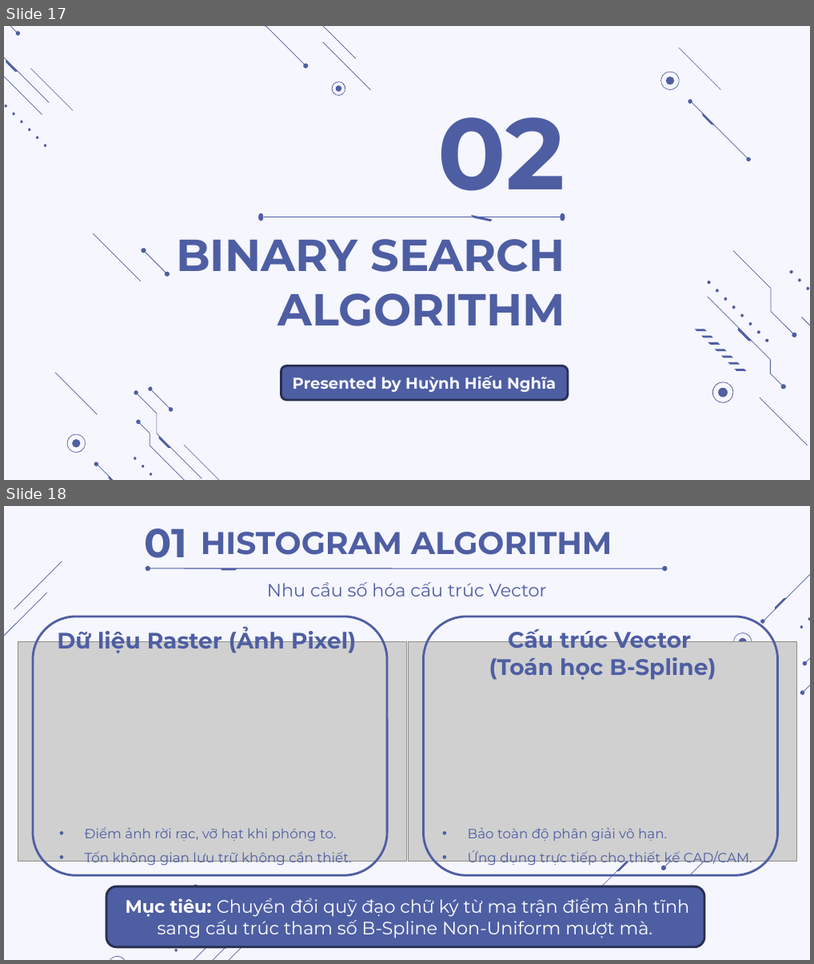
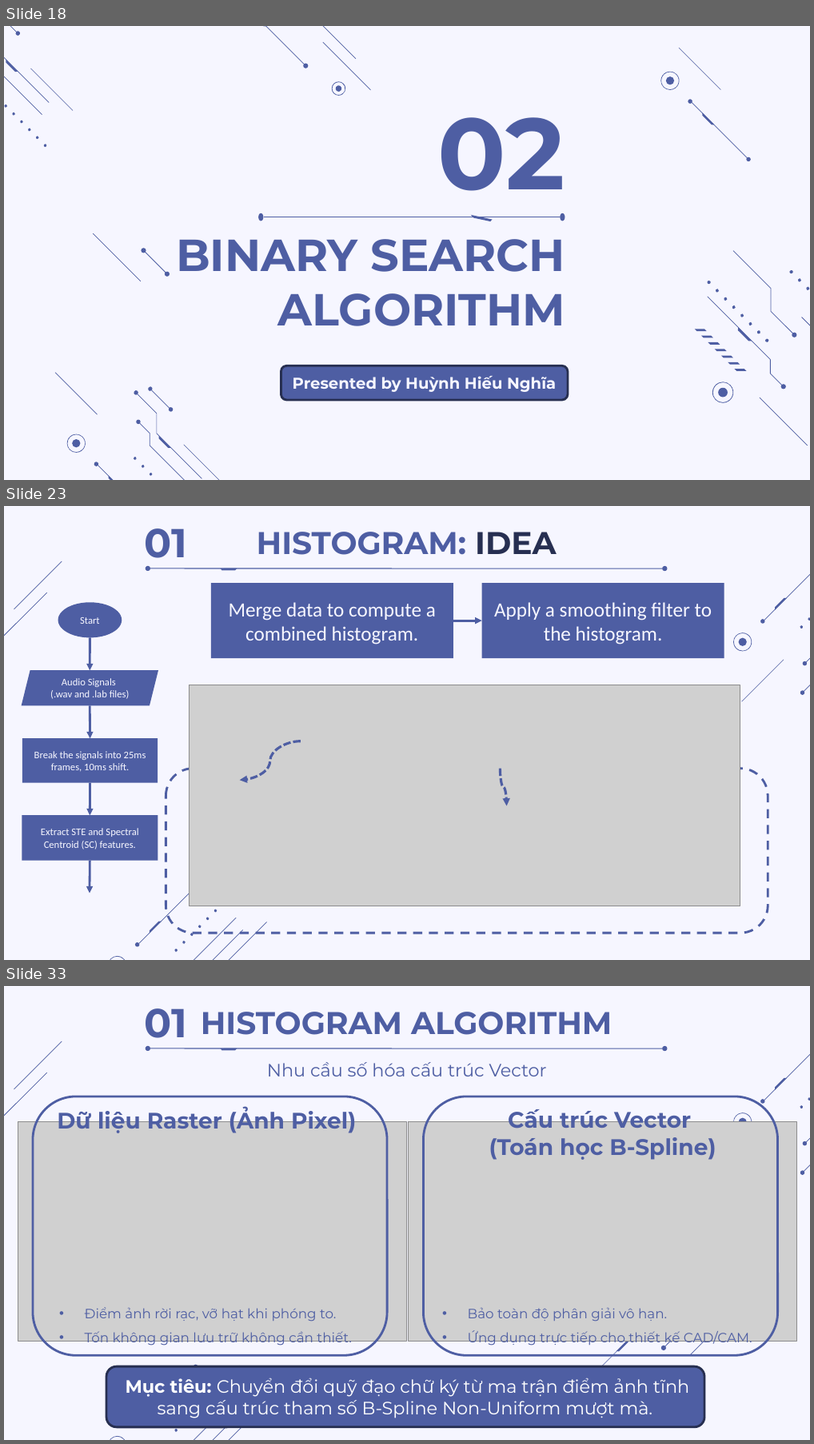
Before and after one commit to thdyqt/XLTHS, a slide deck: Slide.pptx. Shown one above the other, each under a label of ours: slides 17 and 18 before the commit, slides 18, 23 and 33 after it; the slides between them are not shown. The pictures are 814x964 and 814x1444 pixels, drawn with LibreOffice and Linux fonts; fonts in the diff are those of the drawing; grey boxes stand for pictures. Boxes give left, top, right and bottom in pixels: in the first picture for what was removed or moved away, otherwise in the second. Text is boxed around its words. In the diff, an @@ line names an element or a change of style, - is before the commit and + after.

```diff
--- a/Slide.pptx
+++ b/Slide.pptx
@@ slide 23 added at (x1=4, y1=506, x2=810, y2=960), background #F6F6FF; not listed: 20 template elements that a slide beside it also shows @@
@@ text added at (x1=144, y1=528, x2=187, y2=567), 36 pt, text #4E5EA3, bold @@
+01
@@ title added at (x1=257, y1=532, x2=556, y2=555), 28 pt, text #4E5EA3, bold @@
+HISTOGRAM: IDEA
@@ group added at (x1=145, y1=560, x2=668, y2=577): 2 ellipses, 1 freeform shape, 1 line @@
@@ rectangle added at (x1=211, y1=583, x2=454, y2=658), fill #4E5EA3, 18 pt, text #F6F6FF @@
+Merge data to compute a combined histogram.
@@ rectangle added at (x1=482, y1=583, x2=725, y2=658), fill #4E5EA3, 18 pt, text #F6F6FF @@
+Apply a smoothing filter to the histogram.
@@ ellipse added at (x1=58, y1=602, x2=122, y2=637), fill #4E5EA3, 9 pt, text #F6F6FF @@
+Start
@@ arrow added from (453, 620) to (482, 620), #4E5EA3 2 pt @@
@@ arrow added from (90, 637) to (90, 671), #4E5EA3 2 pt @@
@@ parallelogram added at (x1=21, y1=671, x2=158, y2=706), fill #4E5EA3, 9 pt, text #F6F6FF @@
+Audio Signals
+(.wav and .lab files)
@@ freeform shape added at (x1=742, y1=660, x2=785, y2=701), fill #4E5EA3 @@
@@ picture added at (x1=190, y1=685, x2=741, y2=905) @@
@@ arrow added from (90, 705) to (90, 738), #4E5EA3 2 pt @@
@@ rectangle added at (x1=22, y1=738, x2=158, y2=783), fill #4E5EA3, 9 pt, text #F6F6FF @@
+Break the signals into 25ms frames, 10ms shift.
@@ curved arrow added from (301, 740) to (239, 780), #4E5EA3 2.25 pt dashed @@
@@ rounded rectangle added at (x1=166, y1=768, x2=769, y2=932), outline #4E5EA3 2 pt dashed @@
@@ curved arrow added from (500, 768) to (507, 806), #4E5EA3 2.25 pt dashed @@
@@ arrow added from (90, 783) to (90, 815), #4E5EA3 2 pt @@
@@ rectangle added at (x1=22, y1=815, x2=158, y2=860), fill #4E5EA3, 9 pt, text #F6F6FF @@
+Extract STE and Spectral Centroid (SC) features.
@@ arrow added from (90, 860) to (90, 893), #4E5EA3 2 pt @@
@@ freeform shape added at (x1=182, y1=893, x2=234, y2=943), fill #4E5EA3 @@
@@ freeform shape added at (x1=149, y1=920, x2=162, y2=932), fill #4E5EA3 @@
@@ what was slide 17 is now slide 18 @@
@@ what was slide 18 is now slide 33 @@
```
Also in this commit, not shown: 14 other slides added, 8 other files.
